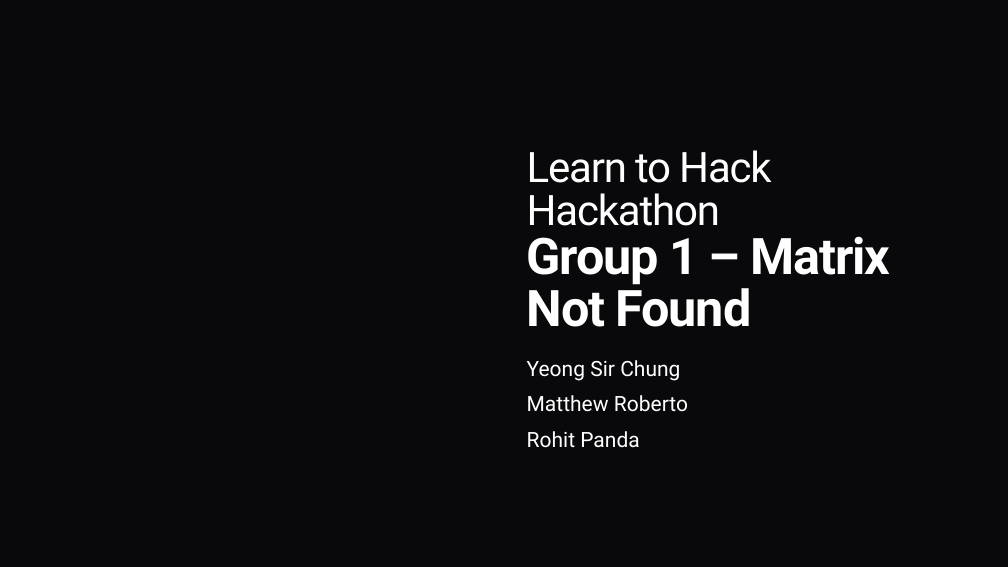
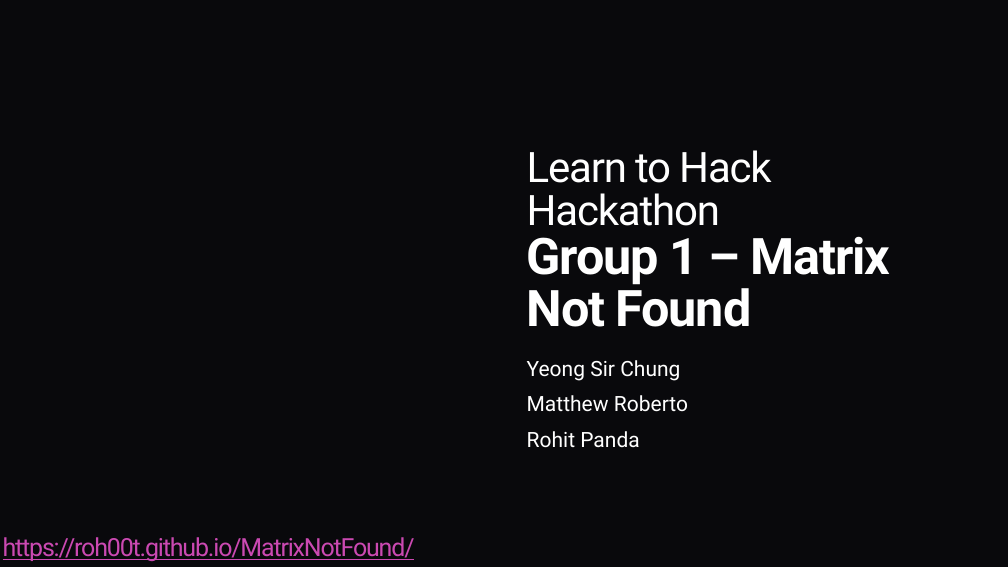
Before and after one commit to Roh00t/MatrixNotFound, a slide deck: slide 1 of presentation/MatrixNotFound_Hackathon_Presentation.pptx. Drawn at 1008x567 pixels with LibreOffice and Linux fonts; fonts in the diff are those of the drawing; background and template pictures are left out. Boxes give left, top, right and bottom in pixels: in the first picture for what was removed or moved away, otherwise in the second. Text is boxed around its words. In the diff, an @@ line names an element or a change of style, - is before the commit and + after.

Commit message:
Refresh hackathon submission and presentation
Expand the Devpost draft with project links, methodology, results, and team details; update the presentation files and remove the obsolete HTML preview.

```diff
--- a/presentation/MatrixNotFound_Hackathon_Presentation.pptx
+++ b/presentation/MatrixNotFound_Hackathon_Presentation.pptx
@@ text added at [3,537,415,561], 23.8 pt, text #CB49B2, underline @@
+https://roh00t.github.io/MatrixNotFound/
```
Also in this commit, not shown: 3 other slides changed, 3 other files.
